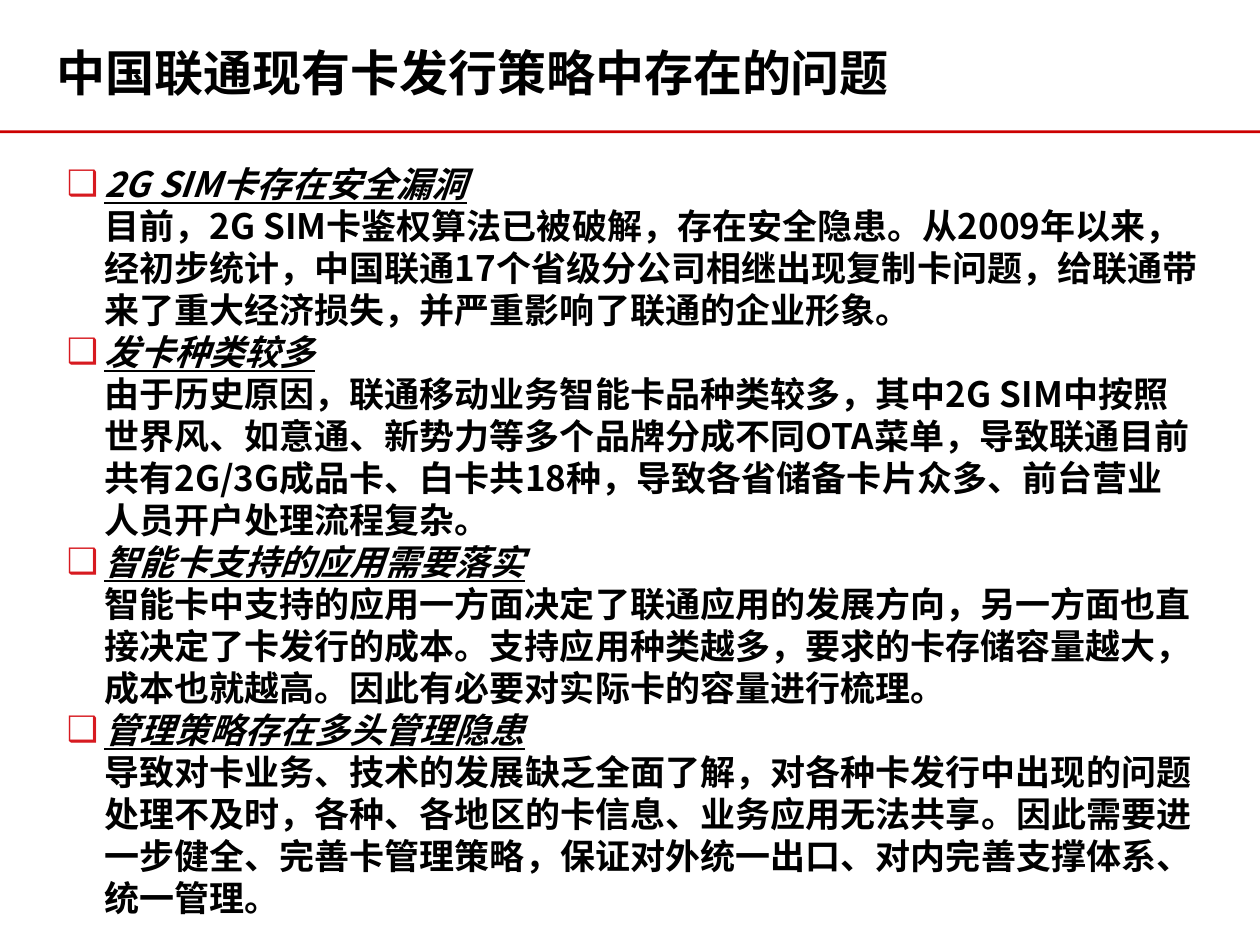
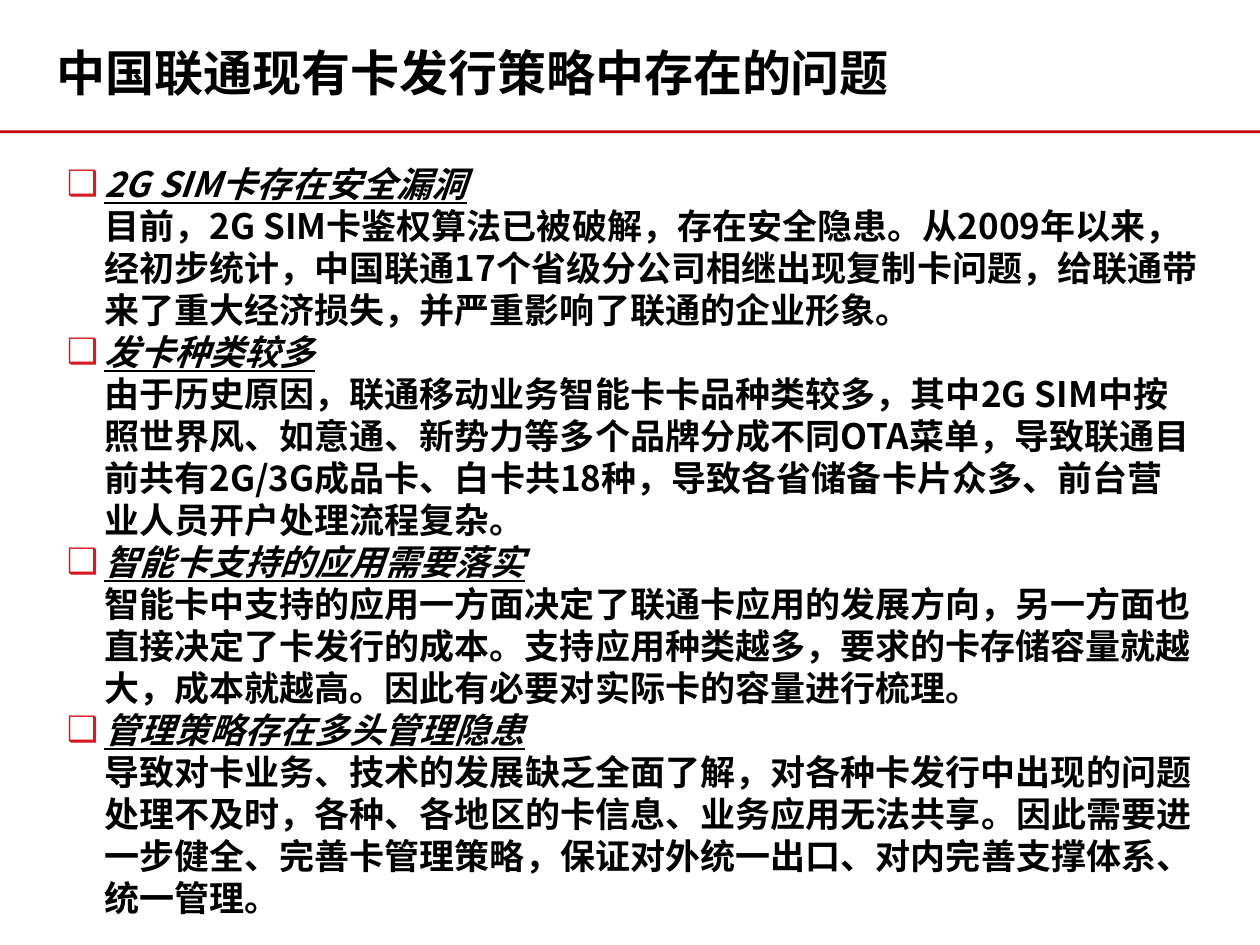
Before and after one commit to momo1101/unicardsrch, a slide deck: slide 17 of 软课题文本/软课题-中国联通电信卡业务及策略研究.ppt. Drawn at 1260x945 pixels with LibreOffice and Linux fonts; fonts in the diff are those of the drawing; background and template pictures are left out. Boxes give left, top, right and bottom in pixels: in the first picture for what was removed or moved away, otherwise in the second. Text is boxed around its words. In the diff, an @@ line names an element or a change of style, - is before the commit and + after.

```diff
--- a/软课题文本/软课题-中国联通电信卡业务及策略研究.ppt
+++ b/软课题文本/软课题-中国联通电信卡业务及策略研究.ppt
@@ text at (104,377,1190,537): text changed @@
-由于历史原因，联通移动业务智能卡品种类较多，其中2G SIM中按照世界风、如意通、新势力等多个品牌分成不同OTA菜单，导致联通目前共有2G/3G成品卡、白卡共18种，导致各省储备卡片众多、前台营业人员开户处理流程复杂。
+由于历史原因，联通移动业务智能卡卡品种类较多，其中2G SIM中按照世界风、如意通、新势力等多个品牌分成不同OTA菜单，导致联通目前共有2G/3G成品卡、白卡共18种，导致各省储备卡片众多、前台营业人员开户处理流程复杂。
@@ text at (104,587,1191,706): text changed @@
-智能卡中支持的应用一方面决定了联通应用的发展方向，另一方面也直接决定了卡发行的成本。支持应用种类越多，要求的卡存储容量越大，成本也就越高。因此有必要对实际卡的容量进行梳理。
+智能卡中支持的应用一方面决定了联通卡应用的发展方向，另一方面也直接决定了卡发行的成本。支持应用种类越多，要求的卡存储容量就越大，成本就越高。因此有必要对实际卡的容量进行梳理。
```
Also in this commit, not shown: 10 other slides changed, 6 slides removed.
